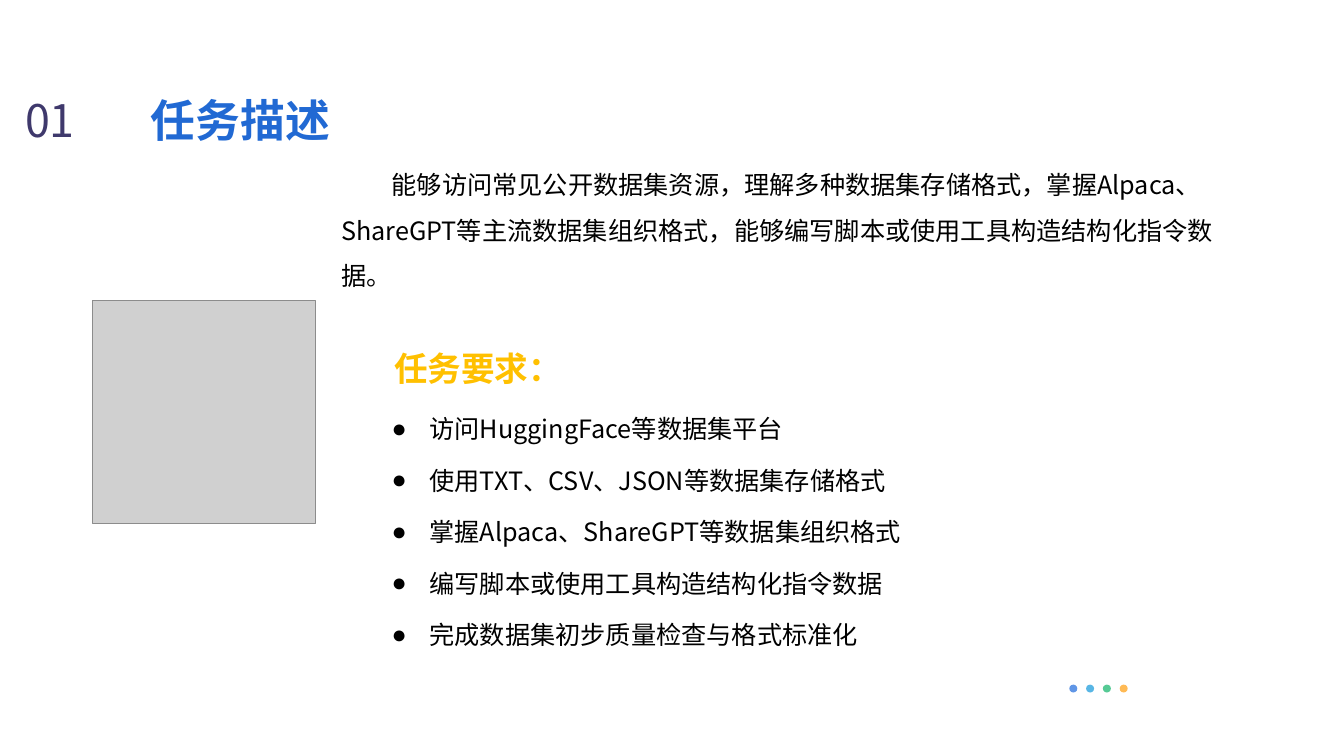
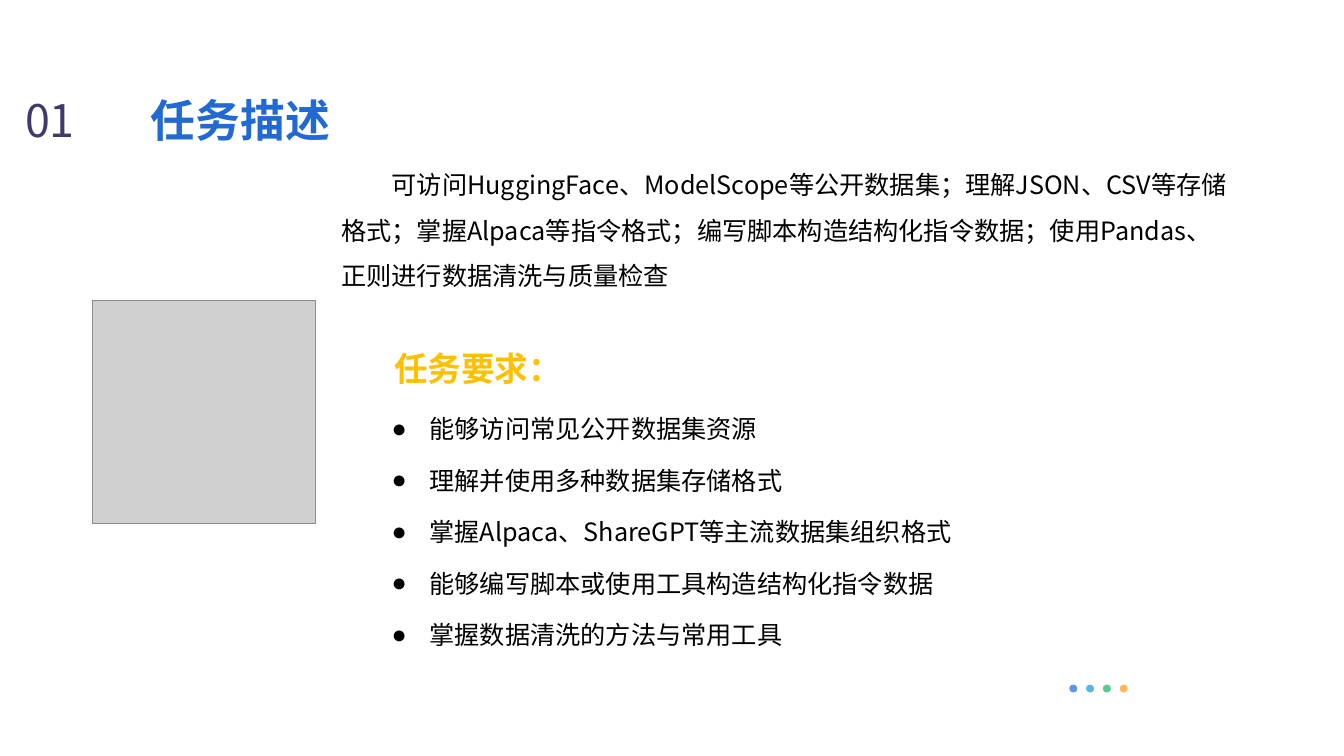
Before and after one commit to Silence1628/Ai_PPT, a slide deck: slide 6 of ppt_output/1.2_大模型公开数据集收集与指令数据构造.pptx. Drawn at 1344x756 pixels with LibreOffice and Linux fonts; fonts in the diff are those of the drawing; grey boxes stand for pictures; background and template pictures are left out. Boxes give left, top, right and bottom in pixels: in the first picture for what was removed or moved away, otherwise in the second. Text is boxed around its words. In the diff, an @@ line names an element or a change of style, - is before the commit and + after.

```diff
--- a/ppt_output/1.2_大模型公开数据集收集与指令数据构造.pptx
+++ b/ppt_output/1.2_大模型公开数据集收集与指令数据构造.pptx
@@ text at [341, 172, 1227, 287]: text changed @@
-能够访问常见公开数据集资源，理解多种数据集存储格式，掌握Alpaca、ShareGPT等主流数据集组织格式，能够编写脚本或使用工具构造结构化指令数据。
+可访问HuggingFace、ModelScope等公开数据集；理解JSON、CSV等存储格式；掌握Alpaca等指令格式；编写脚本构造结构化指令数据；使用Pandas、正则进行数据清洗与质量检查
@@ text at [430, 416, 758, 440]: text changed @@
-  ● 访问HuggingFace等数据集平台
+  ● 能够访问常见公开数据集资源
@@ text at [430, 468, 783, 492]: text changed @@
-  ● 使用TXT、CSV、JSON等数据集存储格式
+  ● 理解并使用多种数据集存储格式
@@ text at [430, 519, 952, 547]: text changed @@
-  ● 掌握Alpaca、ShareGPT等数据集组织格式
+  ● 掌握Alpaca、ShareGPT等主流数据集组织格式
@@ text at [430, 571, 934, 595]: text changed @@
-  ● 编写脚本或使用工具构造结构化指令数据
+  ● 能够编写脚本或使用工具构造结构化指令数据
@@ text at [430, 622, 783, 646]: text changed @@
-  ● 完成数据集初步质量检查与格式标准化
+  ● 掌握数据清洗的方法与常用工具
```
Also in this commit, not shown: 6 other slides changed, 29 other files.
